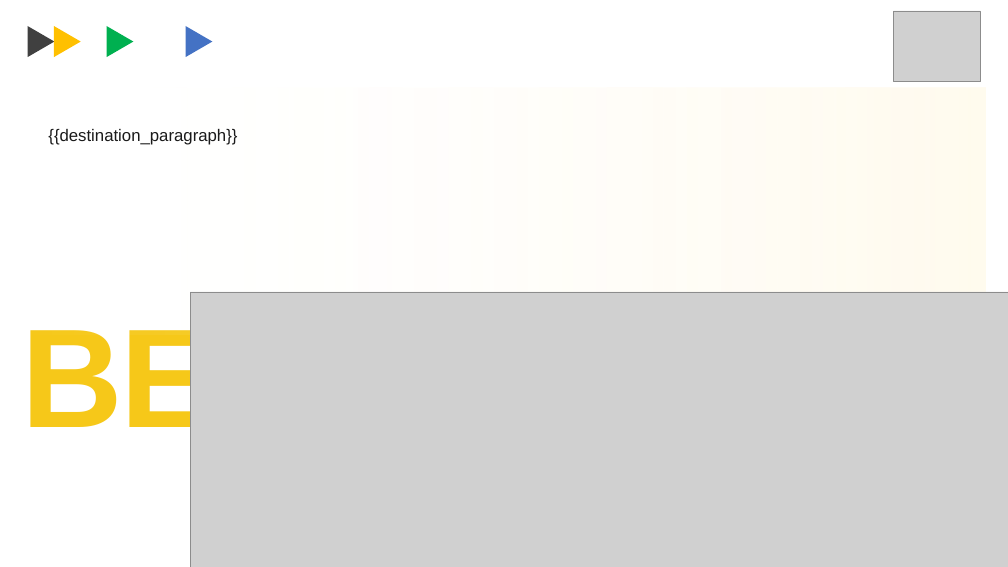
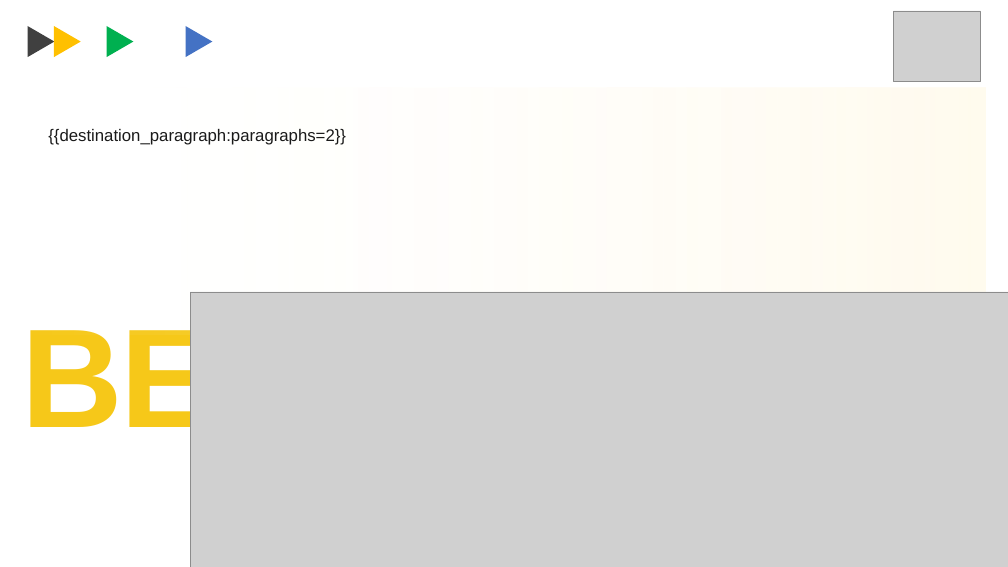
Before and after one commit to ali-r2005/slideforge-api, a slide deck: slide 2 of templates/template3.pptx. Drawn at 1008x567 pixels with LibreOffice and Linux fonts; fonts in the diff are those of the drawing; grey boxes stand for pictures. Boxes give left, top, right and bottom in pixels: in the first picture for what was removed or moved away, otherwise in the second. Text is boxed around its words. In the diff, an @@ line names an element or a change of style, - is before the commit and + after.

Commit message:
add an handelere of the case of paragraph template that handele multiple paragraph generation

```diff
--- a/templates/template3.pptx
+++ b/templates/template3.pptx
@@ text at (48, 129, 346, 145): text changed @@
-{{destination_paragraph}}
+{{destination_paragraph:paragraphs=2}}
```
Also in this commit, not shown: 1 other slide changed, 6 other files.
